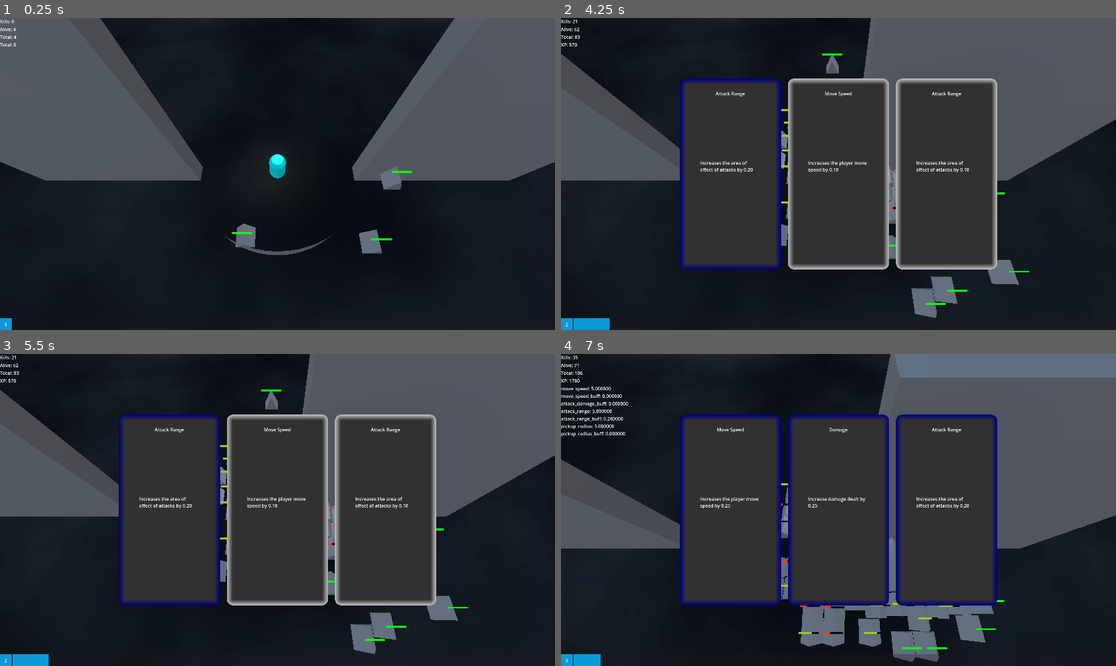
Above: before the commit, frames 1-4 (two rows, left to right).
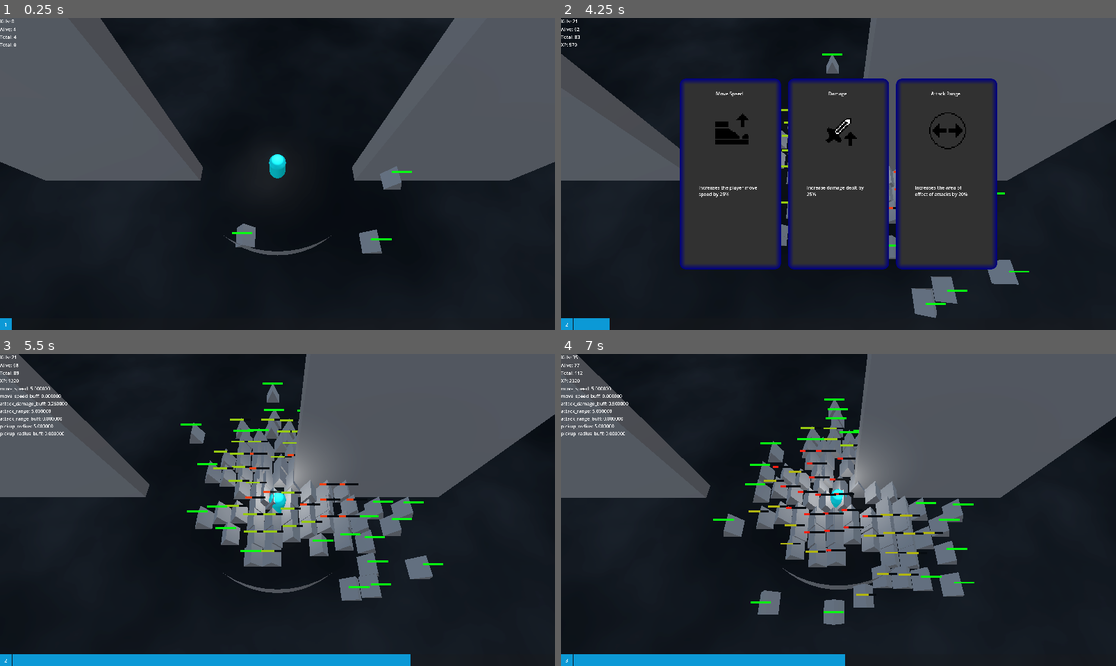
Above: after the commit, the same moments.

Repository: partkyle/GodotProjects
Game: Godot game, scene res://main.tscn
Same seed, same stepped clock (60 frames per second), same inputs: the game is played once before the commit and once after it.
Inputs (mouse positions are in pixels of both pictures, inside the frame that each line leads up to):
- Up to frame 1 (0.25 s): no input
- Up to frame 2 (4.25 s): tap Enter (ui_accept) at 0.5, 0.77, 3.77 s; move the mouse to (960, 158) at 0.52 s; hold D (move_right) 0.53-1.25 s; hold F 0.53-1.25 s; click (960, 158) at 0.67 s; drag from (727, 189) to (810, 236) at 1.27 s; move the mouse to (894, 105) at 2.02 s; hold D (move_right) 2.03-2.75 s; hold F 2.03-2.75 s; click (894, 105) at 2.17 s; drag from (810, 236) to (672, 127) at 2.77 s; move the mouse to (1005, 220) at 3.52 s; hold A (move_left) from 3.53 s (still down); hold F from 3.53 s (still down); click (1005, 220) at 3.67 s
- Up to frame 3 (5.5 s): release A (move_left) at 4.25 s; release F at 4.25 s; drag from (111, 463) to (194, 432) at 4.27 s; tap Enter (ui_accept) at 5 s; move the mouse to (305, 510) at 5.02 s; hold S (move_down) from 5.03 s (still down); hold F from 5.03 s (still down); click (305, 510) at 5.17 s
- Up to frame 4 (7 s): release S (move_down) at 5.75 s; release F at 5.75 s; drag from (755, 432) to (727, 525) at 5.77 s; move the mouse to (960, 494) at 6.52 s; hold W (move_up) from 6.53 s (still down); hold F from 6.53 s (still down); click (960, 494) at 6.67 s; tap Enter (ui_accept) at 6.77 s

The runs differ from the first frame. In frame 1, less than 0.1% of the frame differs, in the area x 0-3%, y 0-99%; in frame 2, 4.8%; in frame 3, 44%; in frame 4, 57%, in the area x 0-100%, y 0-100%.

Commit message:
add icons for the select

Diff:
--- a/RetroSurvivor/choice.gd
+++ b/RetroSurvivor/choice.gd
@@ -4,6 +4,7 @@
 @onready var panel := $Panel
 @onready var label := $Panel/Label
 @onready var text := $Panel/RichTextLabel
+@onready var icon := $Panel/Icon
 
 @export var stylebox : StyleBox
 
@@ -21,6 +22,8 @@
 func set_powerup(powerup: PowerUp, rarity: PowerUp.Rarity):
 	_powerup = powerup
 	_rarity = rarity
+	icon.texture = powerup.icon
+
 	stylebox.border_color = PowerUp.RARITY_TO_COLOR[rarity]
 
 	label.text = powerup.name
@@ -29,5 +32,4 @@
 
 func _on_panel_gui_input(event):
 	if event is InputEventMouseButton:
-		print(event)
 		_control_parent.emit_signal('select_powerup', _powerup, _rarity)
--- a/RetroSurvivor/choice.tscn
+++ b/RetroSurvivor/choice.tscn
@@ -25,14 +25,28 @@
 anchors_preset = 5
 anchor_left = 0.5
 anchor_right = 0.5
-offset_left = -67.0
+offset_left = -70.0
 offset_top = 40.0
-offset_right = 67.0
+offset_right = 64.0
 offset_bottom = 63.0
 grow_horizontal = 2
 size_flags_horizontal = 4
 text = "label text"
 horizontal_alignment = 1
+
+[node name="Icon" type="TextureRect" parent="Panel"]
+layout_mode = 1
+anchors_preset = 8
+anchor_left = 0.5
+anchor_top = 0.5
+anchor_right = 0.5
+anchor_bottom = 0.5
+offset_left = -60.0
+offset_top = -214.0
+offset_right = 68.0
+offset_bottom = -86.0
+grow_horizontal = 2
+grow_vertical = 2
 
 [node name="RichTextLabel" type="RichTextLabel" parent="Panel"]
 layout_mode = 1
@@ -41,14 +55,16 @@
 anchor_top = 0.5
 anchor_right = 0.5
 anchor_bottom = 0.5
-offset_left = -105.5
-offset_top = -50.0
-offset_right = 105.5
-offset_bottom = 50.0
+offset_left = -110.0
+offset_top = 35.0
+offset_right = 101.0
+offset_bottom = 135.0
 grow_horizontal = 2
 grow_vertical = 2
 size_flags_horizontal = 4
+mouse_filter = 1
 text = "description in here"
-context_menu_enabled = true
+scroll_active = false
+drag_and_drop_selection_enabled = false
 
 [connection signal="gui_input" from="Panel" to="." method="_on_panel_gui_input"]
--- a/RetroSurvivor/project.godot
+++ b/RetroSurvivor/project.godot
@@ -67,4 +67,5 @@
 
 [rendering]
 
+textures/canvas_textures/default_texture_filter=0
 anti_aliasing/quality/msaa_3d=3
--- a/RetroSurvivor/resources/powerups/attack_range.tres
+++ b/RetroSurvivor/resources/powerups/attack_range.tres
@@ -1,15 +1,22 @@
-[gd_resource type="Resource" script_class="PowerUp" load_steps=2 format=3 uid="uid://dmticccf3b4mu"]
+[gd_resource type="Resource" script_class="PowerUp" load_steps=4 format=3 uid="uid://dmticccf3b4mu"]
 
 [ext_resource type="Script" path="res://resources/powerups/powerup.gd" id="1_8n0qp"]
+[ext_resource type="Texture2D" uid="uid://dryojk6brxwgb" path="res://assets/icons.png" id="1_f5k5m"]
+
+[sub_resource type="AtlasTexture" id="AtlasTexture_3abtt"]
+atlas = ExtResource("1_f5k5m")
+region = Rect2(64, 0, 32, 32)
+filter_clip = true
 
 [resource]
 script = ExtResource("1_8n0qp")
 name = "Attack Range"
 stat = 2
-description = "Increases the area of effect of attacks by %.02f"
+description = "Increases the area of effect of attacks by %d%%"
 rarity_scaling = {
 0: 0.1,
 1: 0.2,
 2: 0.3,
 3: 0.5
 }
+icon = SubResource("AtlasTexture_3abtt")
--- a/RetroSurvivor/resources/powerups/damage.tres
+++ b/RetroSurvivor/resources/powerups/damage.tres
@@ -1,15 +1,22 @@
-[gd_resource type="Resource" script_class="PowerUp" load_steps=2 format=3 uid="uid://b8dxnhsqnei88"]
+[gd_resource type="Resource" script_class="PowerUp" load_steps=4 format=3 uid="uid://b8dxnhsqnei88"]
 
 [ext_resource type="Script" path="res://resources/powerups/powerup.gd" id="1_5nkjv"]
+[ext_resource type="Texture2D" uid="uid://dryojk6brxwgb" path="res://assets/icons.png" id="1_k2vdf"]
+
+[sub_resource type="AtlasTexture" id="AtlasTexture_5uajj"]
+atlas = ExtResource("1_k2vdf")
+region = Rect2(32, 0, 32, 32)
+filter_clip = true
 
 [resource]
 script = ExtResource("1_5nkjv")
 name = "Damage"
 stat = 3
-description = "Increase damage dealt by %.02f"
+description = "Increase damage dealt by %d%%"
 rarity_scaling = {
 0: 0.1,
 1: 0.25,
 2: 0.5,
 3: 1.0
 }
+icon = SubResource("AtlasTexture_5uajj")
--- a/RetroSurvivor/resources/powerups/move_speed.tres
+++ b/RetroSurvivor/resources/powerups/move_speed.tres
@@ -1,15 +1,22 @@
-[gd_resource type="Resource" script_class="PowerUp" load_steps=2 format=3 uid="uid://bcg8h5axbiqw"]
+[gd_resource type="Resource" script_class="PowerUp" load_steps=4 format=3 uid="uid://bcg8h5axbiqw"]
 
+[ext_resource type="Texture2D" uid="uid://dryojk6brxwgb" path="res://assets/icons.png" id="1_jndrq"]
 [ext_resource type="Script" path="res://resources/powerups/powerup.gd" id="1_niapa"]
+
+[sub_resource type="AtlasTexture" id="AtlasTexture_j8lab"]
+atlas = ExtResource("1_jndrq")
+region = Rect2(0, 0, 32, 32)
+filter_clip = true
 
 [resource]
 script = ExtResource("1_niapa")
 name = "Move Speed"
 stat = 0
-description = "Increases the player move speed by %.02f"
+description = "Increases the player move speed by %d%%"
 rarity_scaling = {
 0: 0.1,
 1: 0.25,
 2: 0.5,
 3: 1.0
 }
+icon = SubResource("AtlasTexture_j8lab")
--- a/RetroSurvivor/resources/powerups/pickup_radius.tres
+++ b/RetroSurvivor/resources/powerups/pickup_radius.tres
@@ -1,15 +1,22 @@
-[gd_resource type="Resource" script_class="PowerUp" load_steps=2 format=3 uid="uid://drec0q66v6eb7"]
+[gd_resource type="Resource" script_class="PowerUp" load_steps=4 format=3 uid="uid://drec0q66v6eb7"]
 
+[ext_resource type="Texture2D" uid="uid://dryojk6brxwgb" path="res://assets/icons.png" id="1_3s1rl"]
 [ext_resource type="Script" path="res://resources/powerups/powerup.gd" id="1_po2gx"]
+
+[sub_resource type="AtlasTexture" id="AtlasTexture_pbvuh"]
+atlas = ExtResource("1_3s1rl")
+region = Rect2(96, 0, 32, 32)
+filter_clip = true
 
 [resource]
 script = ExtResource("1_po2gx")
 name = "Pickup Radius"
 stat = 4
-description = "Increase xp pickup radius by %.02f"
+description = "Increase xp pickup radius by %d%%"
 rarity_scaling = {
 0: 0.1,
 1: 0.25,
 2: 0.5,
 3: 0.8
 }
+icon = SubResource("AtlasTexture_pbvuh")
--- a/RetroSurvivor/resources/powerups/powerup.gd
+++ b/RetroSurvivor/resources/powerups/powerup.gd
@@ -20,6 +20,7 @@
 	Rarity.EPIC: null,
 	Rarity.LEGENDARY: null,
 }
+@export var icon : Texture2D
 
 func get_description(rarity: Rarity) -> String:
-	return description % [rarity_scaling[rarity]]
+	return description % [int(rarity_scaling[rarity] * 100)]
--- a/RetroSurvivor/upgrade_select.gd
+++ b/RetroSurvivor/upgrade_select.gd
@@ -18,6 +18,7 @@
 	# set up a reference to this parent so we can send signals back
 	for c in ui_choices:
 		c.set_control_parent(self)
+	setup_choices()
 
 
 var previous_level := 1
Binary file added: RetroSurvivor/assets/icons.png
Not shown, added: RetroSurvivor/assets/icons.png.import
